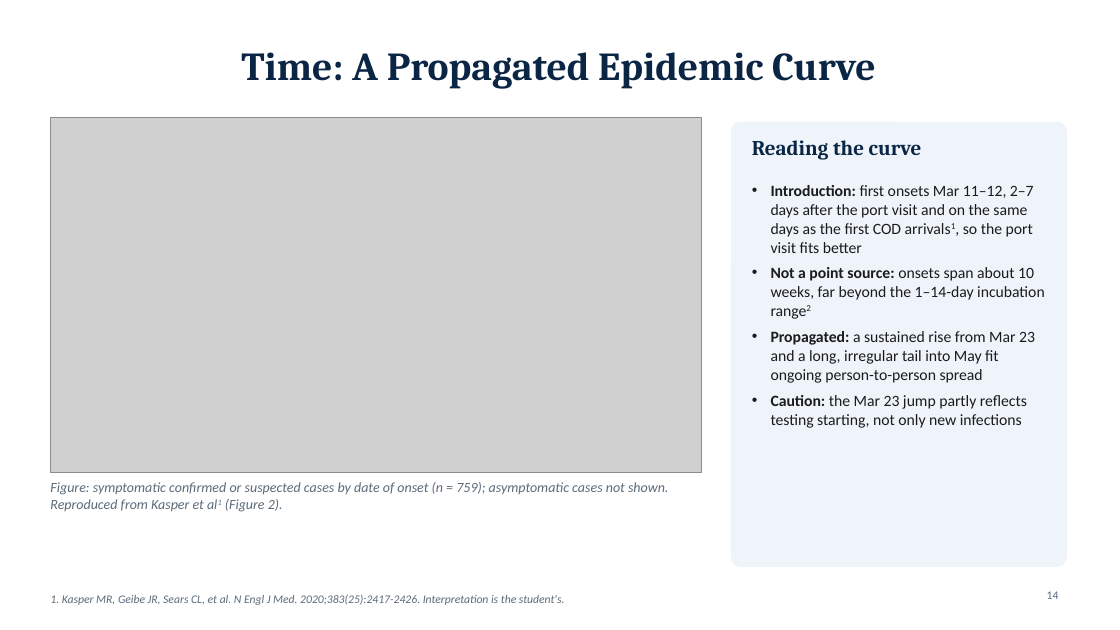
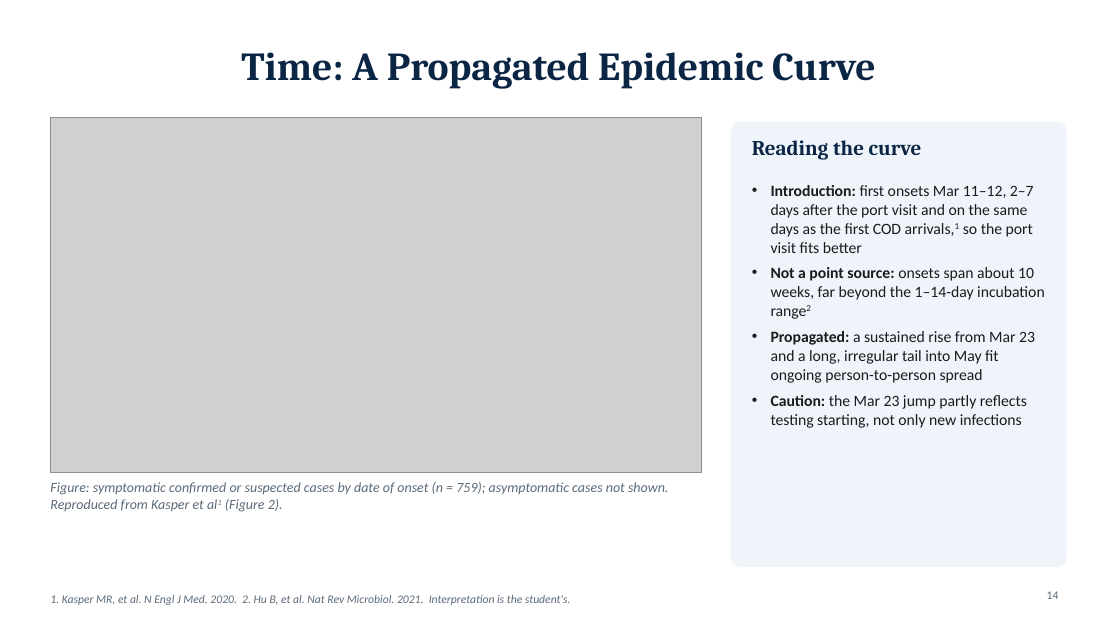
Before and after one commit to adebowa96/Research, a slide deck: slide 14 of Outbreak_of_the_Day/Covid19_Aircraft_Carrier_Outbreak.pptx. Drawn at 1120x630 pixels with LibreOffice and Linux fonts; fonts in the diff are those of the drawing; grey boxes stand for pictures. Boxes give left, top, right and bottom in pixels: in the first picture for what was removed or moved away, otherwise in the second. Text is boxed around its words. In the diff, an @@ line names an element or a change of style, - is before the commit and + after.

```diff
--- a/Outbreak_of_the_Day/Covid19_Aircraft_Carrier_Outbreak.pptx
+++ b/Outbreak_of_the_Day/Covid19_Aircraft_Carrier_Outbreak.pptx
@@ text at box(771, 185, 1034, 253): text changed @@
-• Introduction: first onsets Mar 11–12, 2–7 days after the port visit and on the same days as the first COD arrivals1, so the port visit fits better
+• Introduction: first onsets Mar 11–12, 2–7 days after the port visit and on the same days as the first COD arrivals,1 so the port visit fits better
@@ text at box(50, 595, 571, 605): text changed @@
-1. Kasper MR, Geibe JR, Sears CL, et al. N Engl J Med. 2020;383(25):2417-2426. Interpretation is the student's.
+1. Kasper MR, et al. N Engl J Med. 2020. 2. Hu B, et al. Nat Rev Microbiol. 2021. Interpretation is the student's.
```
Also in this commit, not shown: 7 other slides changed.
